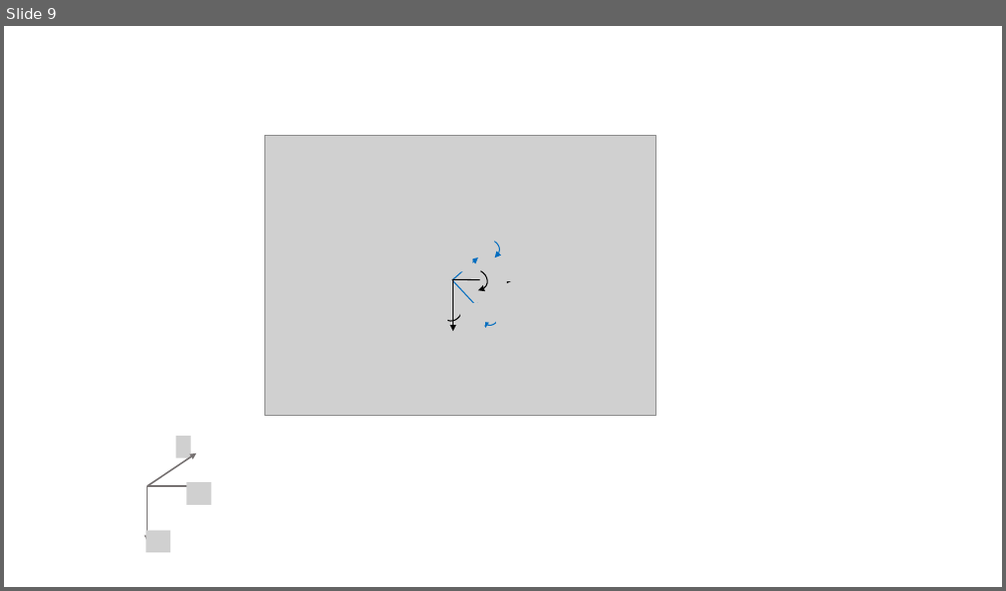
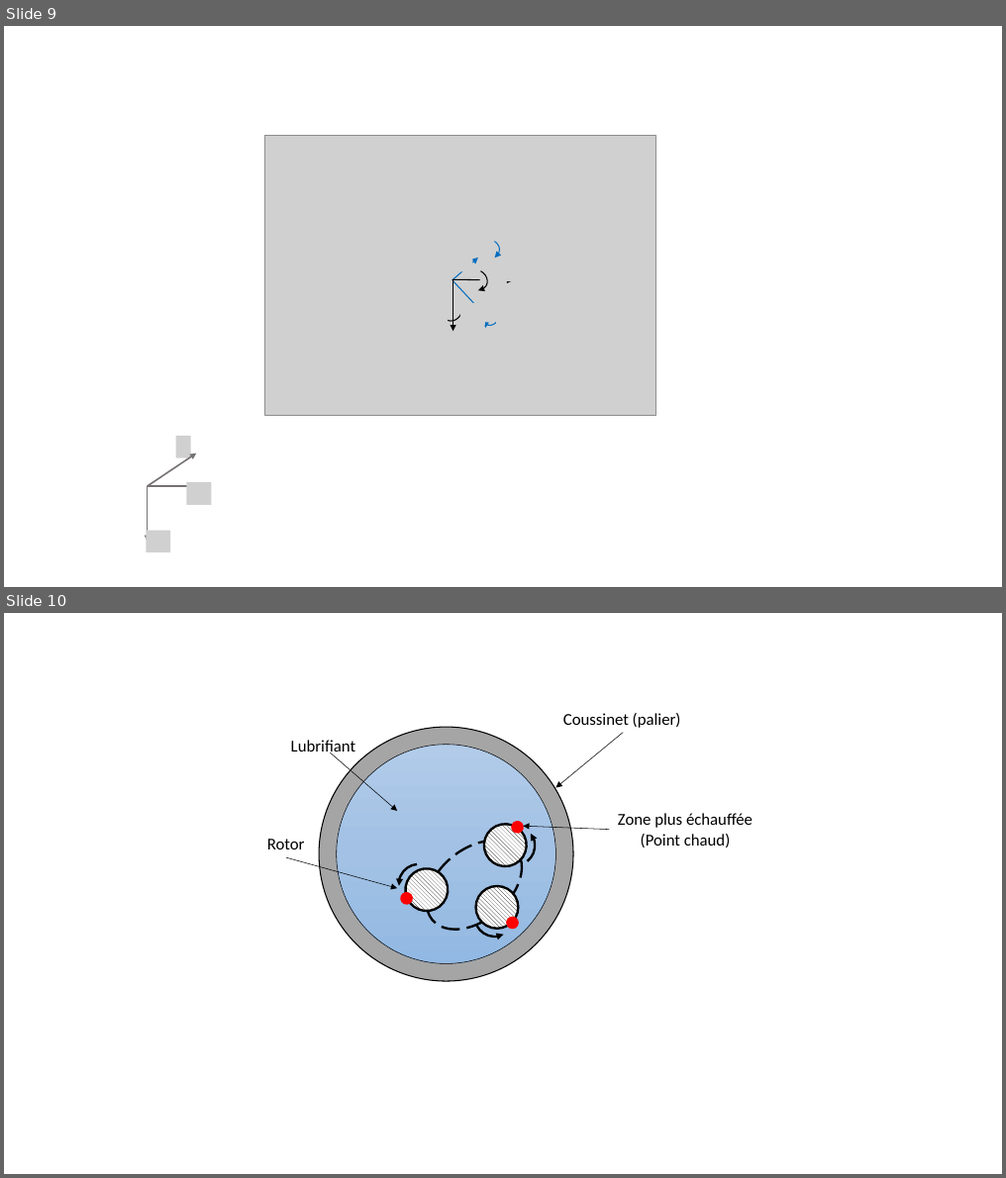
Before and after one commit to SilunZ/SoutenanceThese, a slide deck: Support/Figures.pptx. Shown one above the other, each under a label of ours: slide 9 before the commit, slides 9 and 10 after it. The pictures are 1006x591 and 1006x1178 pixels, drawn with LibreOffice and Linux fonts; fonts in the diff are those of the drawing; grey boxes stand for pictures. Boxes give left, top, right and bottom in pixels: in the first picture for what was removed or moved away, otherwise in the second. Text is boxed around its words. In the diff, an @@ line names an element or a change of style, - is before the commit and + after.

```diff
--- a/Support/Figures.pptx
+++ b/Support/Figures.pptx
@@ slide 10 added at box(4, 613, 1002, 1174), background #FFFFFF @@
@@ group added at box(267, 713, 752, 981): 9 ellipses, 4 arrows, 4 texts, 3 arc (boxed as its full ellipse)s @@
+Rotor
+Coussinet (palier)
+Zone plus échauffée
+(Point chaud)
+Lubrifiant
```
Also in this commit, not shown: 1 other slide added, 6 other files.
